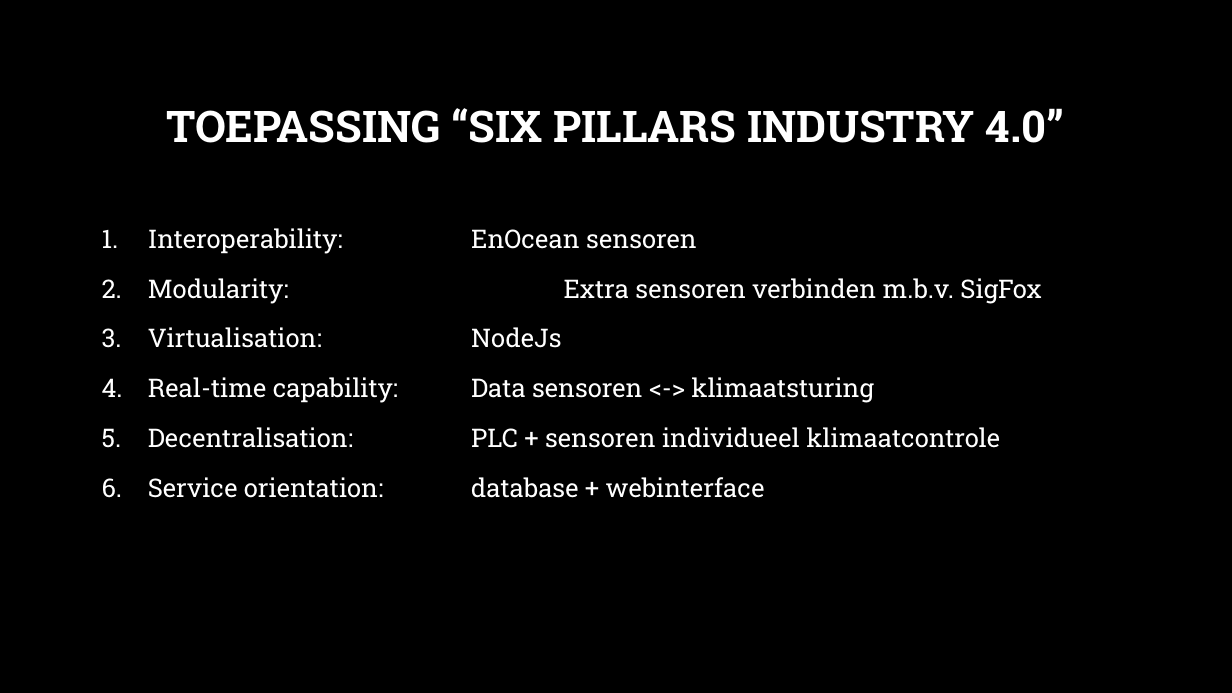
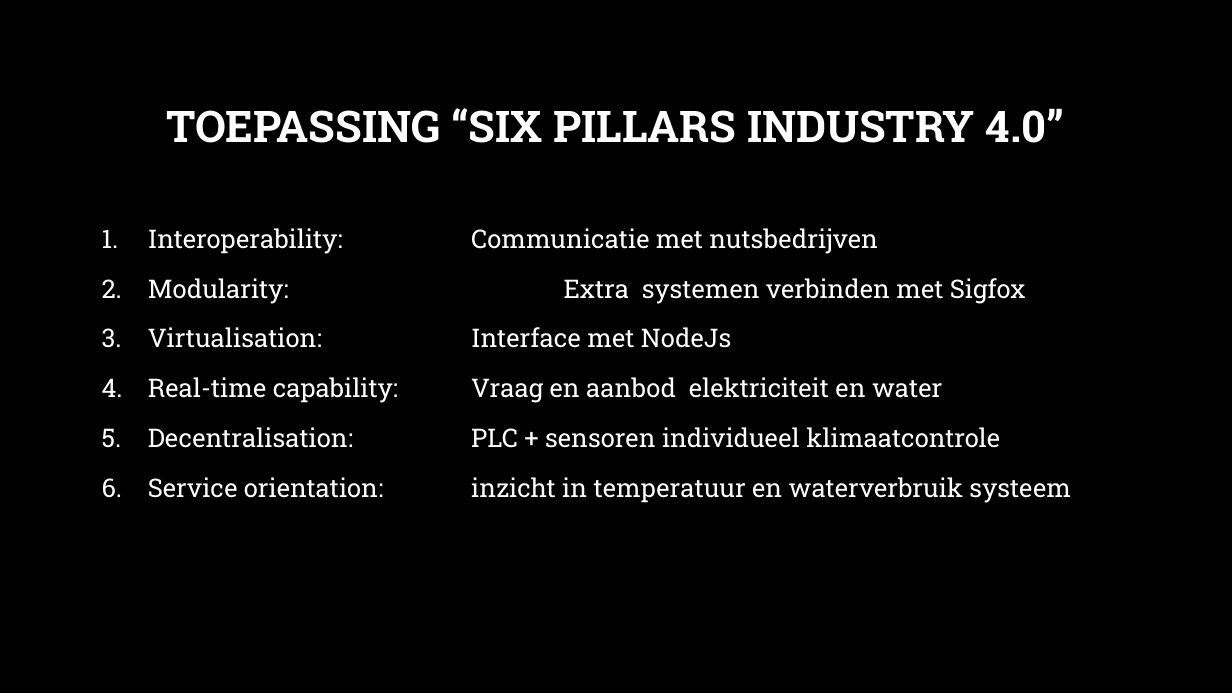
Before and after one commit to Koffiejoe/IA-EnOcean, a slide deck: slide 4 of Presentaties/1Projectvoorstel/Projectvoorstel.pptx. Drawn at 1232x693 pixels with LibreOffice and Linux fonts; fonts in the diff are those of the drawing; background and template pictures are left out. Boxes give left, top, right and bottom in pixels: in the first picture for what was removed or moved away, otherwise in the second. Text is boxed around its words. In the diff, an @@ line names an element or a change of style, - is before the commit and + after.

```diff
--- a/Presentaties/1Projectvoorstel/Projectvoorstel.pptx
+++ b/Presentaties/1Projectvoorstel/Projectvoorstel.pptx
@@ text at [148,228,1026,403]: text changed @@
-1. Interoperability: EnOcean sensoren
-2. Modularity: Extra sensoren verbinden m.b.v. SigFox
-3. Virtualisation: NodeJs
-4. Real-time capability: Data sensoren <-> klimaatsturing
+1. Interoperability: Communicatie met nutsbedrijven
+2. Modularity: Extra systemen verbinden met Sigfox
+3. Virtualisation: Interface met NodeJs
+4. Real-time capability: Vraag en aanbod elektriciteit en water
@@ text at [148,477,1071,503]: text changed @@
-6. Service orientation: database + webinterface
+6. Service orientation: inzicht in temperatuur en waterverbruik systeem
```
Also in this commit, not shown: 4 other slides changed, 5 other files.
